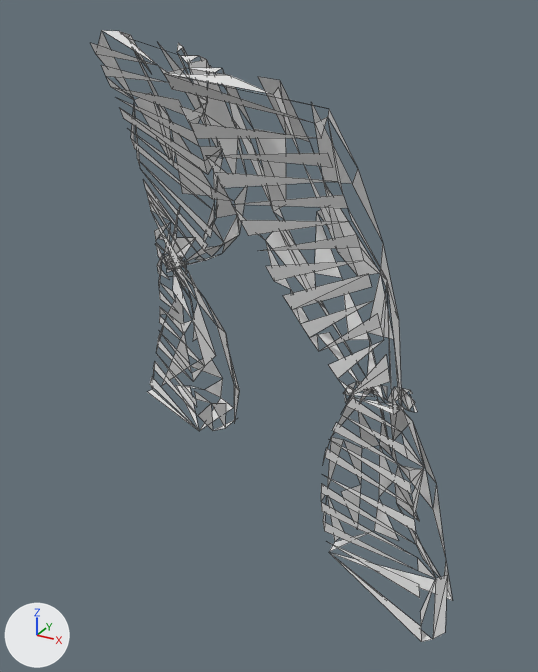
Before and after pictures for a commit that changed the OBJ model assets/meshes/polySurfaceShape1_976.obj.
Rendered twice from a 50 mm lens placed at (1.52, -2.68, 1.12), pointed at (0.08, -0.05, -0.19). Lighting does not change. The marker at lower left points along +X, +Y and +Z. The first picture is the older version. Mesh edges are drawn as thin lines. Where no turn or scale is listed for an object, it has been applied to the vertices. Vertices at exactly the same position are counted once.

Objects in the first picture: 'polySurfaceShape1_976'.
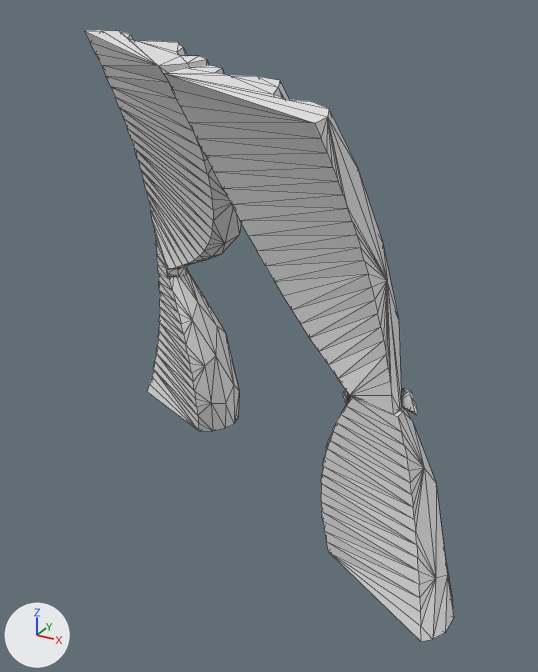
Changed parts and their boxes [x1, y1, x2, y2] in the pictures (538 x 672 px):
'polySurfaceShape1_976', reshaped: before [91, 30, 453, 642]; after [84, 30, 454, 642]
part 1 of me_polysurfaceshape1_976, built on: after [343, 389, 424, 467]
part 2 of me_polysurfaceshape1_976, built on: after [151, 212, 176, 270]
part 3 of me_polysurfaceshape1_976, added: after [84, 30, 157, 65]
part 4 of me_polysurfaceshape1_976, added: after [445, 564, 454, 632]
part 5 of me_polysurfaceshape1_976, added: after [155, 371, 213, 431]

Edits to the bpy script that builds the scene:
```text
Change me_polysurfaceshape1_976:
    used by ob_polysurfaceshape1_976; location = (0.0, 0.0, 0.0)
    remove me_polysurfaceshape1_976.from_pydata(...)  # 445 vertices, 302 faces; spans x -1.08..1.08, y -0.71..0.71, z -1.03..1.03
    add me_polysurfaceshape1_976.from_pydata(...)  # 459 vertices, 891 faces; spans x -1.08..1.08, y -0.71..0.71, z -1.03..1.03
    me_polysurfaceshape1_976 part 1: 3 vertices moved within x 0.6, y -0.41, z -0.21; 8 vertices added at x 0.59..0.89, y -0.47..-0.31, z -0.21..-0.16
    me_polysurfaceshape1_976 part 2: 1 vertex moved within x -0.71, y 0.28, z -0.11; 3 vertices added at x -0.89..-0.64, y 0.36..0.43, z -0.1..0.1
    me_polysurfaceshape1_976 part 3: 1 vertex added at x -0.97, y 0.12, z 1.03
    me_polysurfaceshape1_976 part 4: 1 vertex added at x 1.08, y -0.41, z -1.03
    me_polysurfaceshape1_976 part 5: 1 vertex added at x -0.54, y 0.27, z -0.97
```
